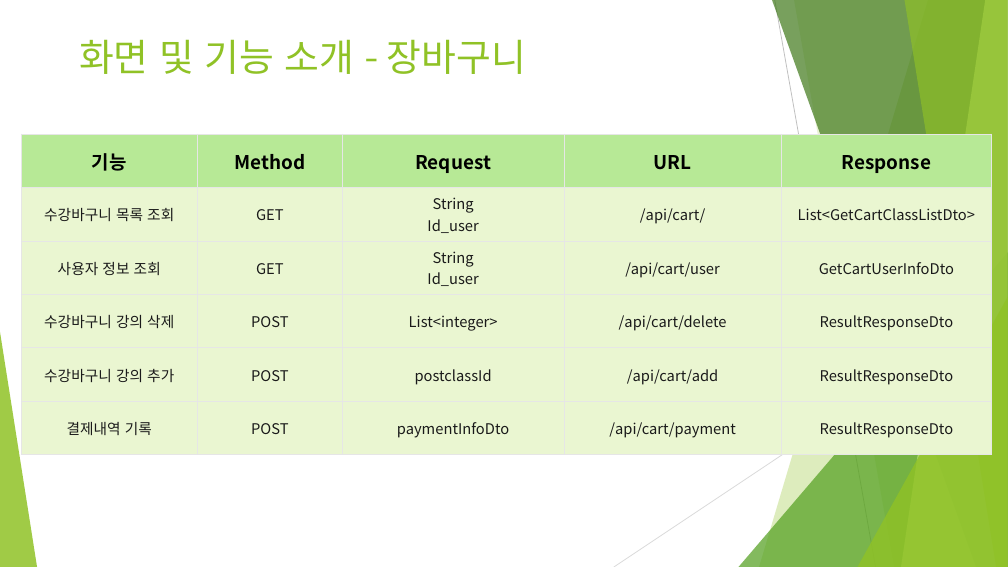
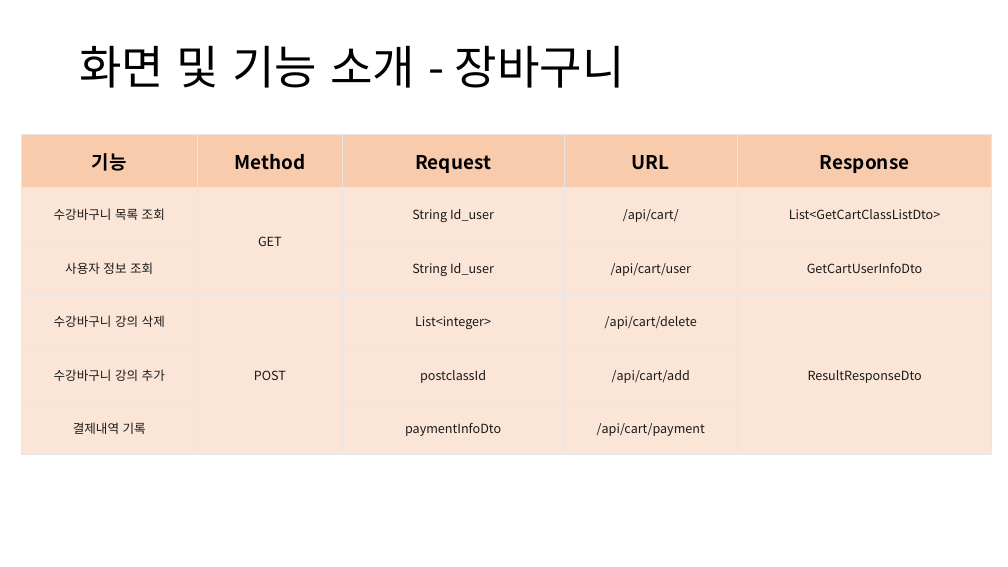
Before and after one commit to NALASAI/SelfIntroduction, a slide deck: slide 33 of 온라인 강의 사이트(BE).pptx. Drawn at 1008x567 pixels with LibreOffice and Linux fonts; fonts in the diff are those of the drawing. Boxes give left, top, right and bottom in pixels: in the first picture for what was removed or moved away, otherwise in the second. Text is boxed around its words. In the diff, an @@ line names an element or a change of style, - is before the commit and + after.

```diff
--- a/온라인 강의 사이트(BE).pptx
+++ b/온라인 강의 사이트(BE).pptx
@@ title "화면 및 기능 소개 - ..." at (79,45,625,88): size 36 to 44 pt, font Karla to Noto Sans CJK KR, text colour #90C226 to #000000; line spacing 1 to 0.9; vertical alignment top to middle @@
@@ table at (21,134,992,454) @@
-row 2, column 3: String / Id_user
+row 2, column 3: String Id_user
-row 3, column 2: GET
+row 3, column 2: 
-row 3, column 3: String / Id_user
+row 3, column 3: String Id_user
-row 5, column 2: POST
+row 5, column 2: 
-row 5, column 5: ResultResponseDto
+row 5, column 5: 
-row 6, column 2: POST
+row 6, column 2: 
-row 6, column 5: ResultResponseDto
+row 6, column 5: 
@@ fill #B7E996 to #F8CBAD in row 1 @@
@@ fill #EAF6D1 to #FBE5D6 in 20 cells @@
@@ size 14 to 12 pt in "수강바구니 목록 조회", "GET", "/api/cart/", "List<GetCartClassListDto>" and 14 more places @@
@@ group removed at (0,0,1008,567): 5 freeform shapes, 3 triangles, 2 lines @@
```
Also in this commit, not shown: 36 other slides changed, 2 slides added.
